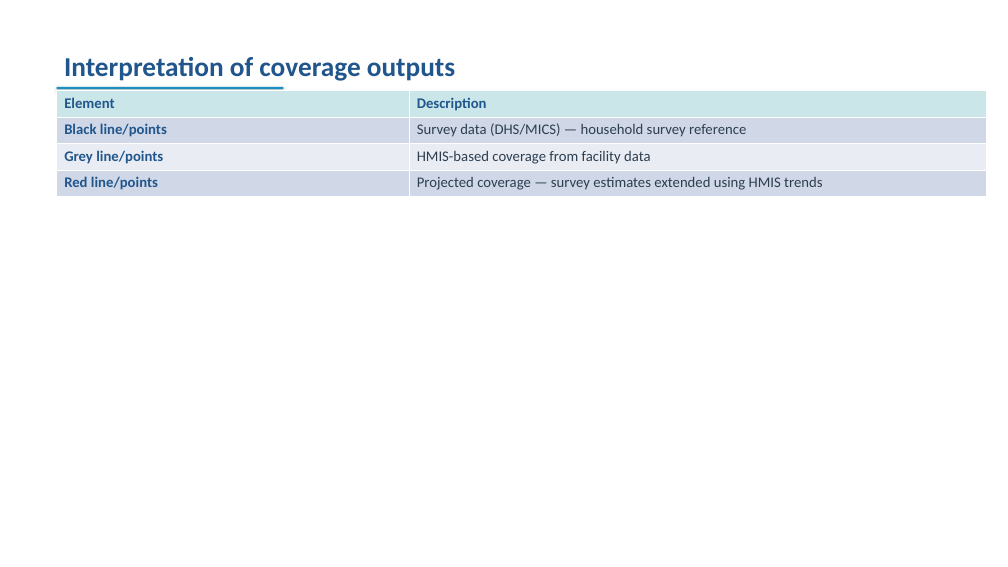
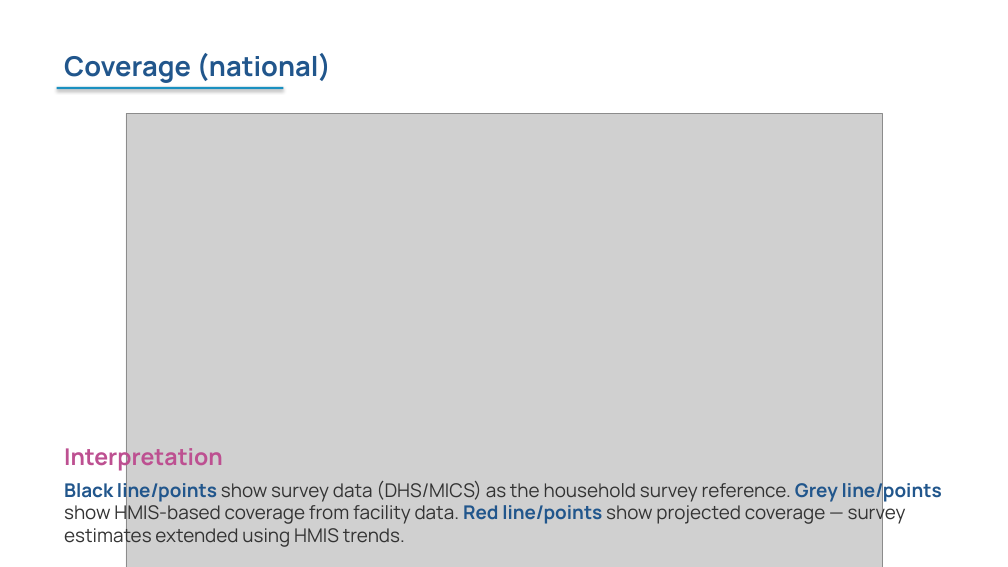
Before and after one commit to FASTR-Analytics/fastr-resource-hub, a slide deck: slide 99 of outputs/2026-zambia_deck.pptx (slide 100 before the commit). Drawn at 1008x567 pixels with LibreOffice and Linux fonts; fonts in the diff are those of the drawing; grey boxes stand for pictures. Boxes give left, top, right and bottom in pixels: in the first picture for what was removed or moved away, otherwise in the second. Text is boxed around its words. In the diff, an @@ line names an element or a change of style, - is before the commit and + after.

Commit message:
building cover slide

```diff
--- a/outputs/2026-zambia_deck.pptx
+++ b/outputs/2026-zambia_deck.pptx
@@ text at <box>64,53,331,83</box>: text changed; font Calibri to Manrope @@
-Interpretation of coverage outputs
+Coverage (national)
@@ table removed at <box>57,91,987,197</box>, 4 rows, 2 columns @@
-Element | Description
-Black line/points | Survey data (DHS/MICS) — household survey reference
-Grey line/points | HMIS-based coverage from facility data
-Red line/points | Projected coverage — survey estimates extended using HMIS trends
@@ picture added at <box>126,113,882,567</box> @@
@@ text added at <box>64,444,942,548</box>, 18 pt, text #333333 @@
+Interpretation
+Black line/points show survey data (DHS/MICS) as the household survey reference. Grey line/points show HMIS-based coverage from facility data. Red line/points show projected coverage — survey estimates extended using HMIS trends.
```
Also in this commit, not shown: 130 other slides changed, 4 slides added, 3 slides removed, 22 other files.
